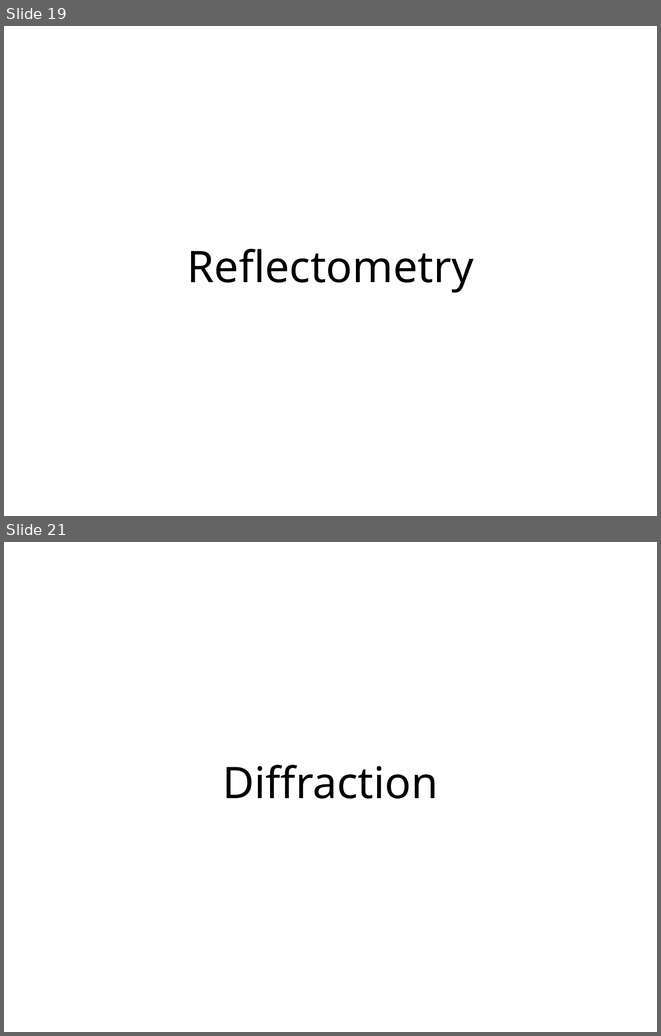
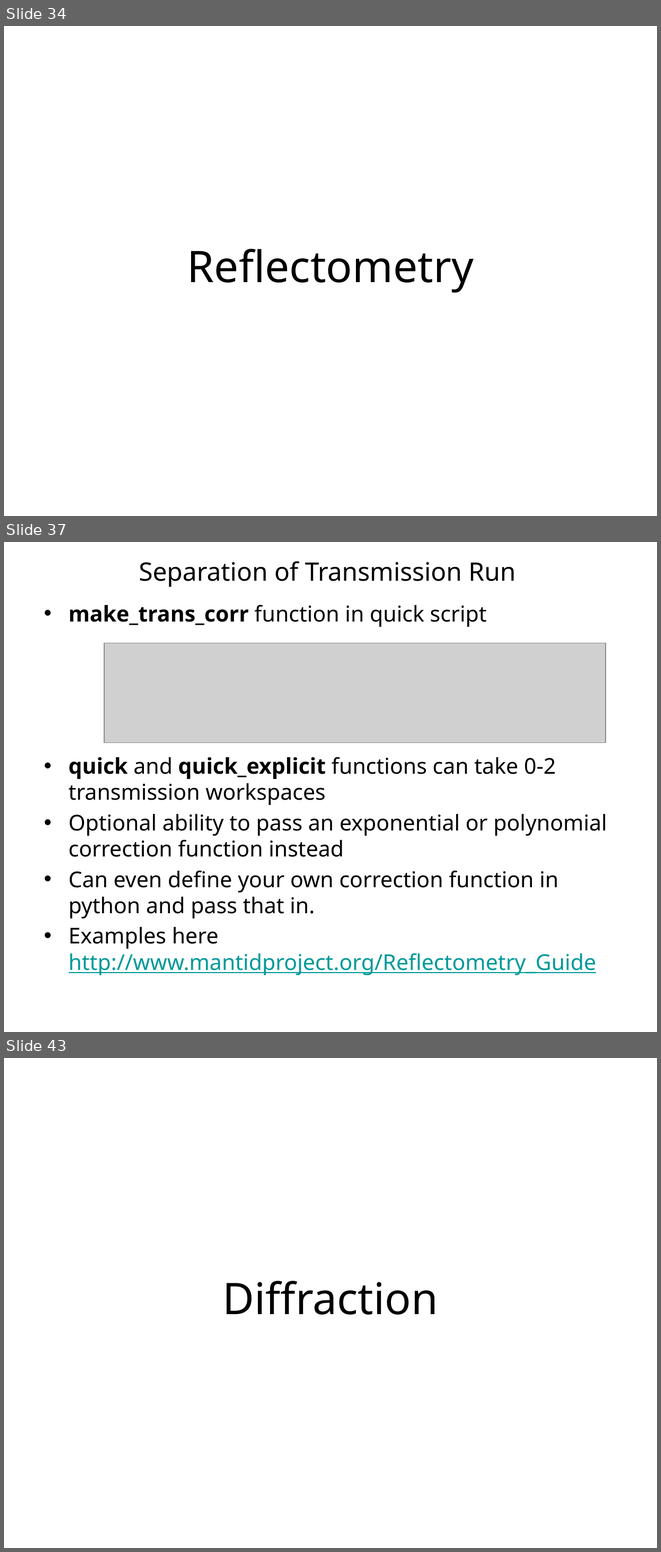
Before and after one commit to mantidproject/documents, a slide deck: Presentations/Release Presentations/3.1/Release 3.1 Presentation.pptx. Shown one above the other, each under a label of ours: slides 19 and 21 before the commit, slides 34, 37 and 43 after it; the slides between them are not shown. The pictures are 661x1036 and 661x1552 pixels, drawn with LibreOffice and Linux fonts; fonts in the diff are those of the drawing; grey boxes stand for pictures; background and template pictures are left out. Boxes give left, top, right and bottom in pixels: in the first picture for what was removed or moved away, otherwise in the second. Text is boxed around its words. In the diff, an @@ line names an element or a change of style, - is before the commit and + after.

```diff
--- a/Presentations/Release Presentations/3.1/Release 3.1 Presentation.pptx
+++ b/Presentations/Release Presentations/3.1/Release 3.1 Presentation.pptx
@@ slide 37 added at [4, 542, 657, 1032], background #FFFFFF @@
@@ title added at [139, 561, 515, 587], 28 pt, text #000000 @@
+Separation of Transmission Run
@@ text added at [69, 605, 607, 975], 24 pt, text #000000 @@
+• make_trans_corr function in quick script
+• quick and quick_explicit functions can take 0-2 transmission workspaces
+• Optional ability to pass an exponential or polynomial correction function instead
+• Can even define your own correction function in python and pass that in.
+• Examples here http://www.mantidproject.org/Reflectometry_Guide
@@ picture added at [105, 643, 606, 743] @@
@@ what was slide 19 is now slide 34 @@
@@ what was slide 21 is now slide 43 @@
```
Also in this commit, not shown: 6 slides changed, 32 other slides added, 8 slides removed, 12 other files.
